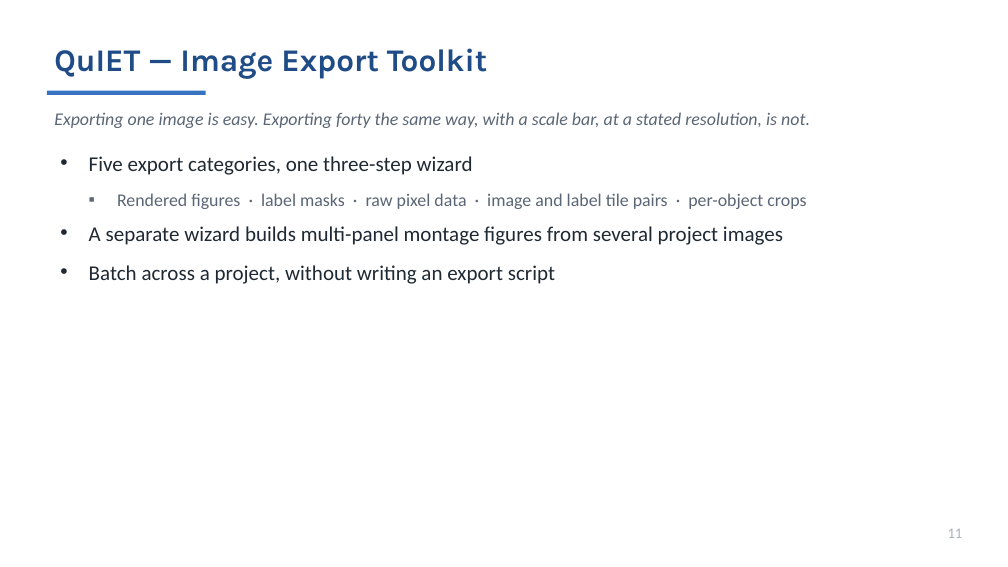
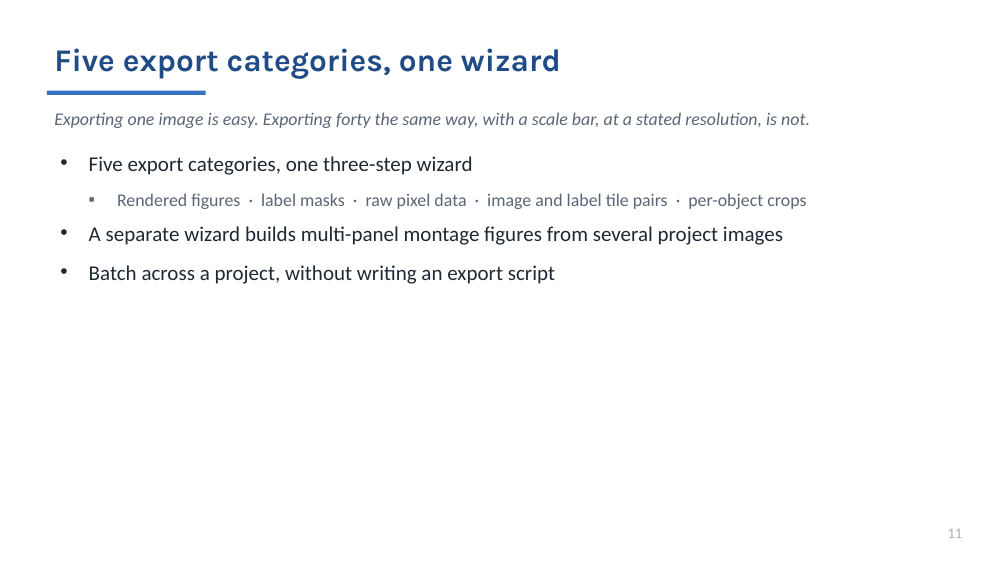
Before and after one commit to MichaelSNelson/BINA-I2K-2026-QuPath-Extensions, a slide deck: slide 11 of I2K_2026_QuPath_Extensions.pptx. Drawn at 1008x567 pixels with LibreOffice and Linux fonts; fonts in the diff are those of the drawing. Boxes give left, top, right and bottom in pixels: in the first picture for what was removed or moved away, otherwise in the second. Text is boxed around its words. In the diff, an @@ line names an element or a change of style, - is before the commit and + after.

```diff
--- a/I2K_2026_QuPath_Extensions.pptx
+++ b/I2K_2026_QuPath_Extensions.pptx
@@ text at bbox=[54, 48, 561, 79]: text changed @@
-QuIET — Image Export Toolkit
+Five export categories, one wizard
```
Also in this commit, not shown: 8 other slides changed, 1 other file.
